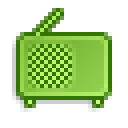
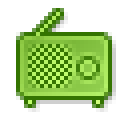
Layer changes from the first 128px x 128px image to the second:
renamed "Слой 0" to "Слой 1", painted on it over [20, 12, 108, 104]
